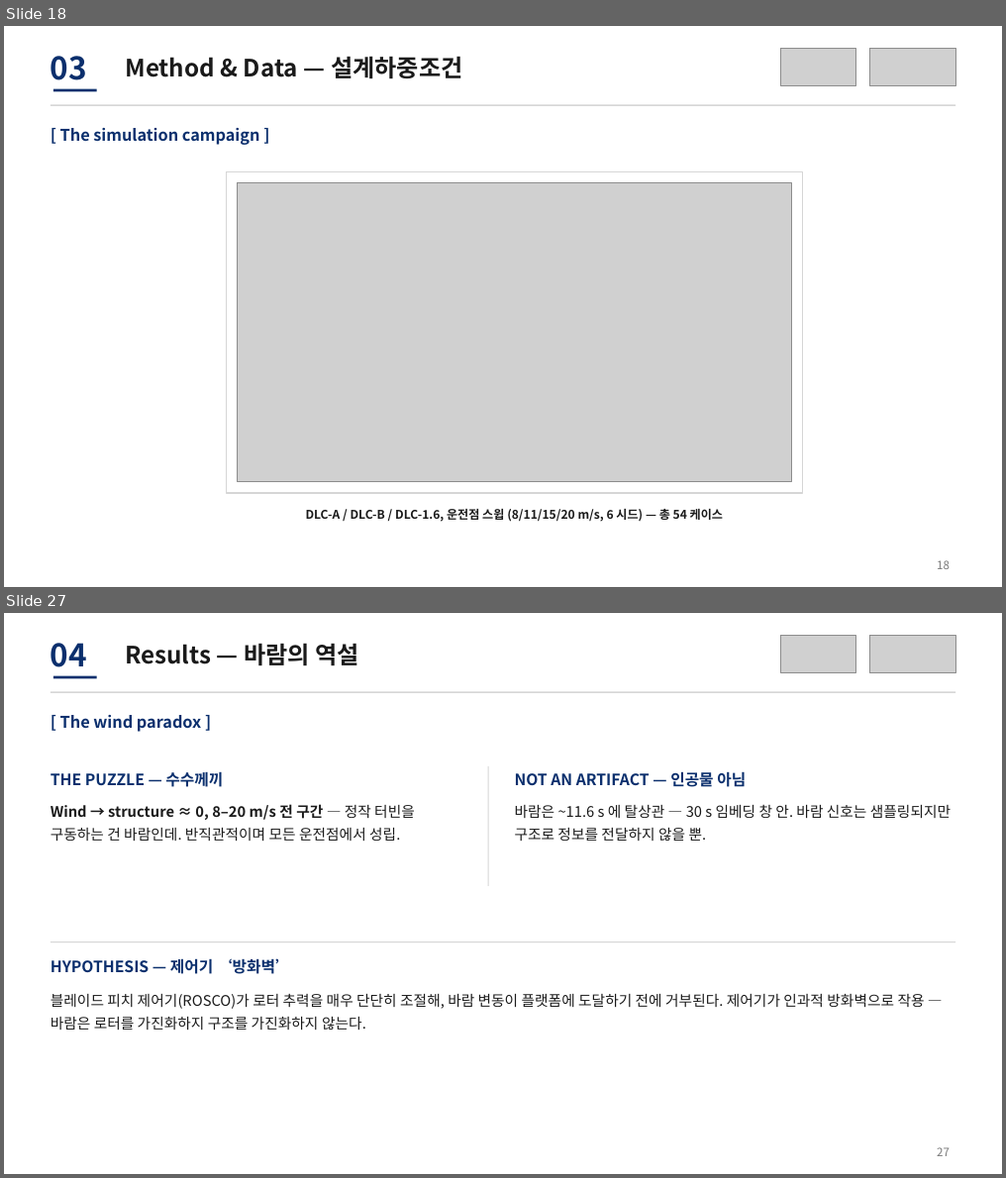
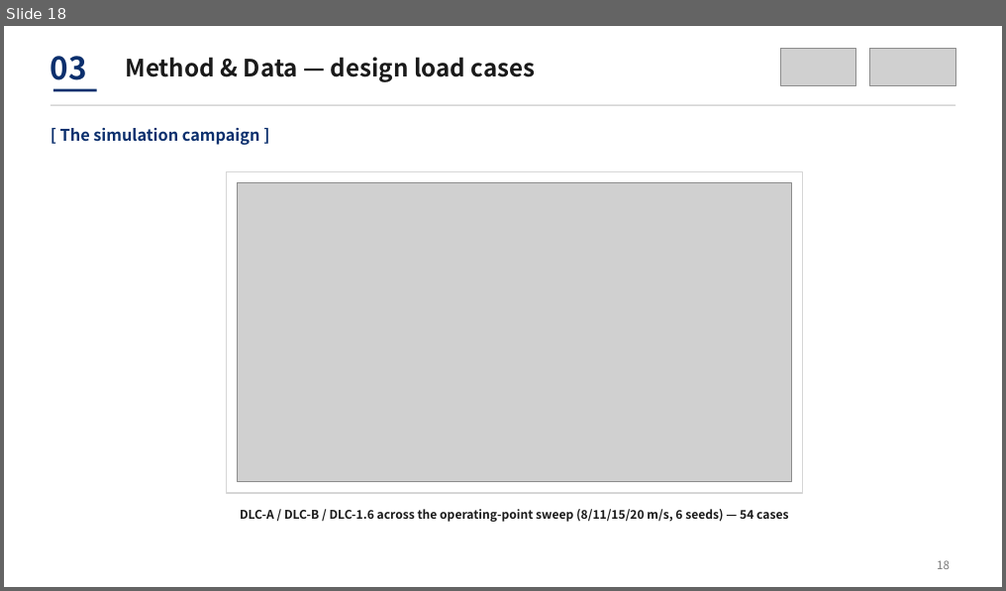
Before and after one commit to sinahdme/fowt-te-causal, a slide deck: reports/te-conference-talk-lab.pptx. Shown one above the other, each under a label of ours: slides 18 and 27 before the commit, slide 18 after it; the slides between them are not shown. The pictures are 1006x1178 and 1006x591 pixels, drawn with LibreOffice and Linux fonts; fonts in the diff are those of the drawing; grey boxes stand for pictures. Boxes give left, top, right and bottom in pixels: in the first picture for what was removed or moved away, otherwise in the second. Text is boxed around its words. In the diff, an @@ line names an element or a change of style, - is before the commit and + after.

```diff
--- a/reports/te-conference-talk-lab.pptx
+++ b/reports/te-conference-talk-lab.pptx
@@ slide 27 removed at [4, 613, 1002, 1174], background #FFFFFF @@
@@ picture removed at [781, 636, 856, 672] @@
@@ picture removed at [869, 636, 955, 672] @@
@@ text removed at [51, 643, 87, 667] @@
-04
@@ text removed at [125, 643, 359, 665] @@
-Results — 바람의 역설
@@ line removed from (51, 692) to (955, 692) @@
@@ line removed from (54, 677) to (97, 677) @@
@@ text removed at [60, 715, 201, 732] @@
-[ The wind paradox ]
@@ text removed at [51, 771, 223, 787] @@
-THE PUZZLE — 수수께끼
@@ line removed from (488, 766) to (488, 886) @@
@@ text removed at [515, 771, 746, 787] @@
-NOT AN ARTIFACT — 인공물 아님
@@ text removed at [51, 804, 415, 841] @@
-Wind → structure ≈ 0, 8–20 m/s 전 구간 — 정작 터빈을 구동하는 건 바람인데. 반직관적이며 모든 운전점에서 성립.
@@ text removed at [515, 805, 950, 841] @@
-바람은 ~11.6 s 에 탈상관 — 30 s 임베딩 창 안. 바람 신호는 샘플링되지만 구조로 정보를 전달하지 않을 뿐.
@@ line removed from (51, 943) to (955, 943) @@
@@ text removed at [51, 959, 291, 974] @@
-HYPOTHESIS — 제어기 ‘방화벽’
@@ text removed at [51, 994, 925, 1030] @@
-블레이드 피치 제어기(ROSCO)가 로터 추력을 매우 단단히 조절해, 바람 변동이 플랫폼에 도달하기 전에 거부된다. 제어기가 인과적 방화벽으로 작용 — 바람은 로터를 가진화하지 구조를 가진화하지 않는다.
@@ text removed at [937, 1148, 949, 1157] @@
-27
@@ slide 18 changed as well @@
@@ text at [125, 57, 536, 82]: text changed @@
-Method & Data — 설계하중조건
+Method & Data — design load cases
@@ text at [240, 509, 788, 522]: text changed @@
-DLC-A / DLC-B / DLC-1.6, 운전점 스윕 (8/11/15/20 m/s, 6 시드) — 총 54 케이스
+DLC-A / DLC-B / DLC-1.6 across the operating-point sweep (8/11/15/20 m/s, 6 seeds) — 54 cases
```
Also in this commit, not shown: 18 other slides changed, 13 slides added, 12 other slides removed, 1 other file.
